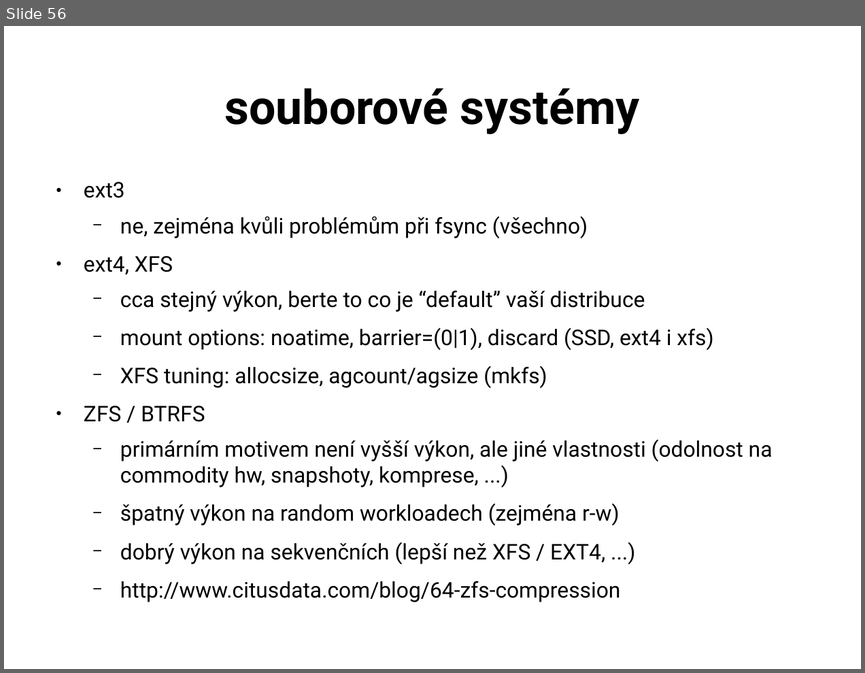
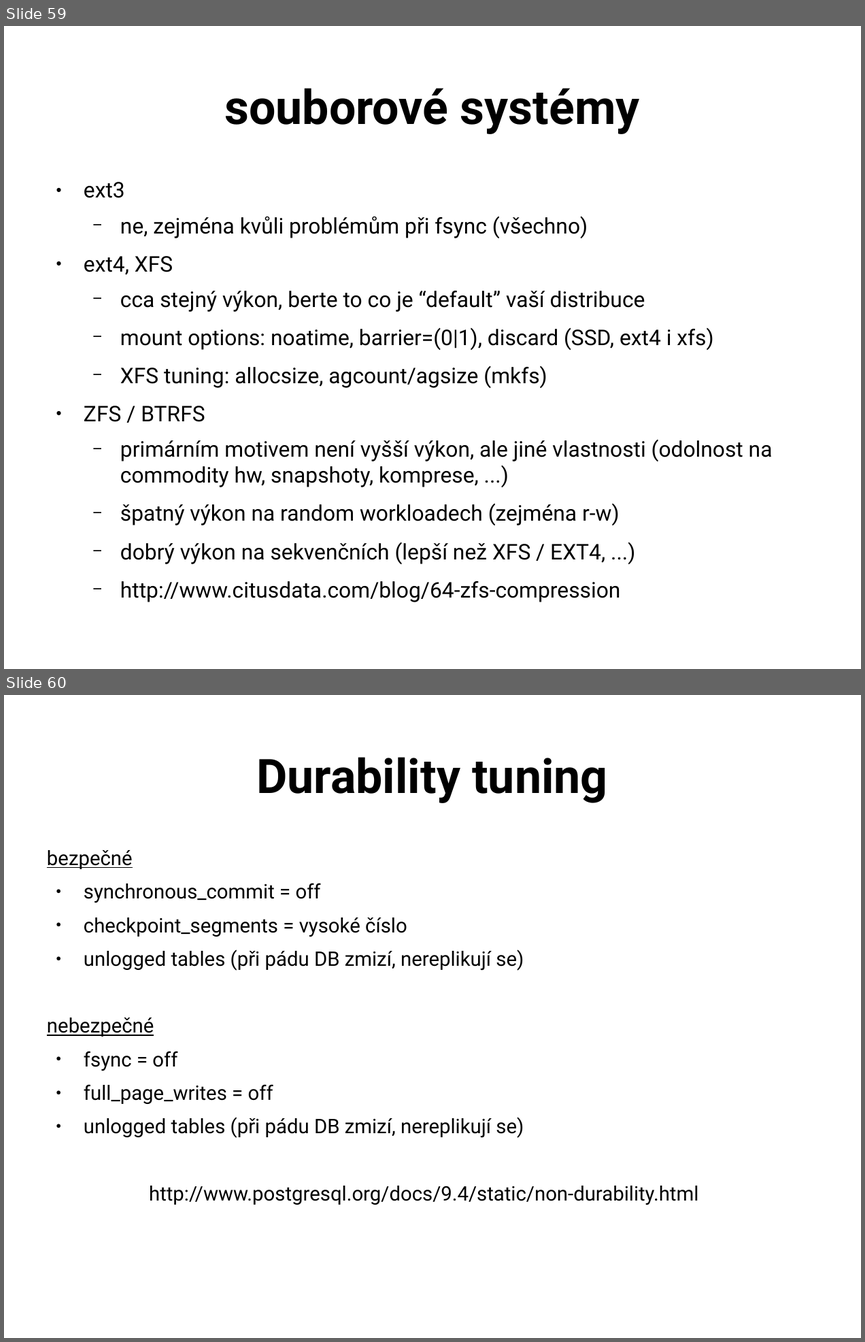
Before and after one commit to tvondra/perf_tuning_training, a slide deck: perf-tuning-training.odp. Shown one above the other, each under a label of ours: slide 56 before the commit, slides 59 and 60 after it. The pictures are 865x673 and 865x1342 pixels, drawn with LibreOffice and Linux fonts; fonts in the diff are those of the drawing. Boxes give left, top, right and bottom in pixels: in the first picture for what was removed or moved away, otherwise in the second. Text is boxed around its words. In the diff, an @@ line names an element or a change of style, - is before the commit and + after.

Commit message:
added pgbench examples, initial info about tuning loads, durability tuning and filesystem layout

```diff
--- a/perf-tuning-training.odp
+++ b/perf-tuning-training.odp
@@ slide 60 added at [4,695,861,1338], background #FFFFFF @@
@@ title added at [256,757,607,803], 44 pt, text #000000, bold @@
+Durability tuning
@@ text added at [47,850,698,1205], 18.5 pt, text #000000 @@
+bezpečné
+● synchronous_commit = off
+● checkpoint_segments = vysoké číslo
+● unlogged tables (při pádu DB zmizí, nereplikují se)
+nebezpečné
+● fsync = off
+● full_page_writes = off
+● unlogged tables (při pádu DB zmizí, nereplikují se)
+http://www.postgresql.org/docs/9.4/static/non-durability.html
@@ what was slide 56 is now slide 59 @@
```
Also in this commit, not shown: 5 other slides added, 2 other files.
